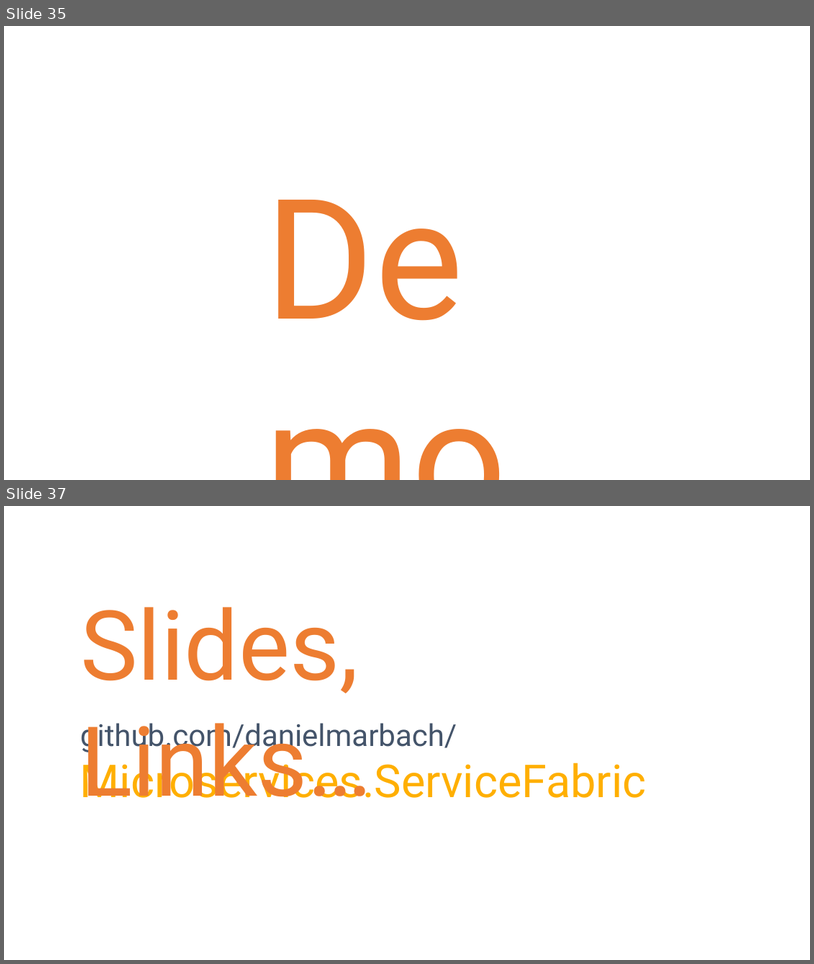
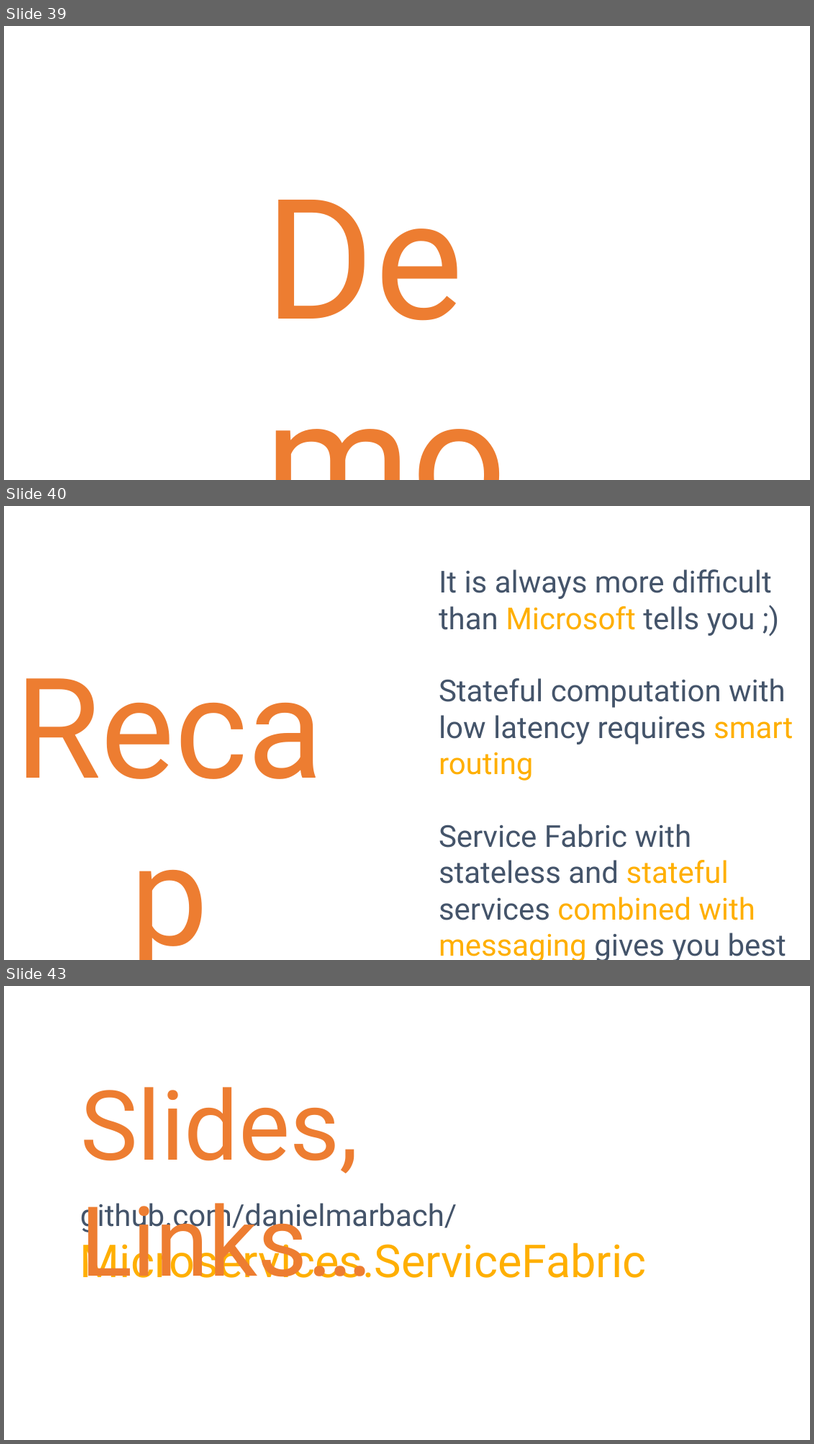
Before and after one commit to danielmarbach/Microservices.ServiceFabric, a slide deck: presentation.pptx. Shown one above the other, each under a label of ours: slides 35 and 37 before the commit, slides 39, 40 and 43 after it; the slides between them are not shown. The pictures are 814x964 and 814x1444 pixels, drawn with LibreOffice and Linux fonts; fonts in the diff are those of the drawing. Boxes give left, top, right and bottom in pixels: in the first picture for what was removed or moved away, otherwise in the second. Text is boxed around its words. In the diff, an @@ line names an element or a change of style, - is before the commit and + after.

```diff
--- a/presentation.pptx
+++ b/presentation.pptx
@@ slide 40 added at (4,506,810,960), background #FFFFFF @@
@@ text added at (439,569,793,960), 36 pt, text #44546A @@
+It is always more difficult than Microsoft tells you ;)
+Stateful computation with low latency requires smart routing
+Service Fabric with stateless and stateful services combined with messaging gives you best of two worlds
@@ text added at (4,636,335,811), 166 pt, text #ED7D31 @@
+Recap
@@ what was slide 35 is now slide 39 @@
@@ what was slide 37 is now slide 43 @@
```
Also in this commit, not shown: 1 slide changed, 6 other slides added, 1 slide removed, 1 other file.
